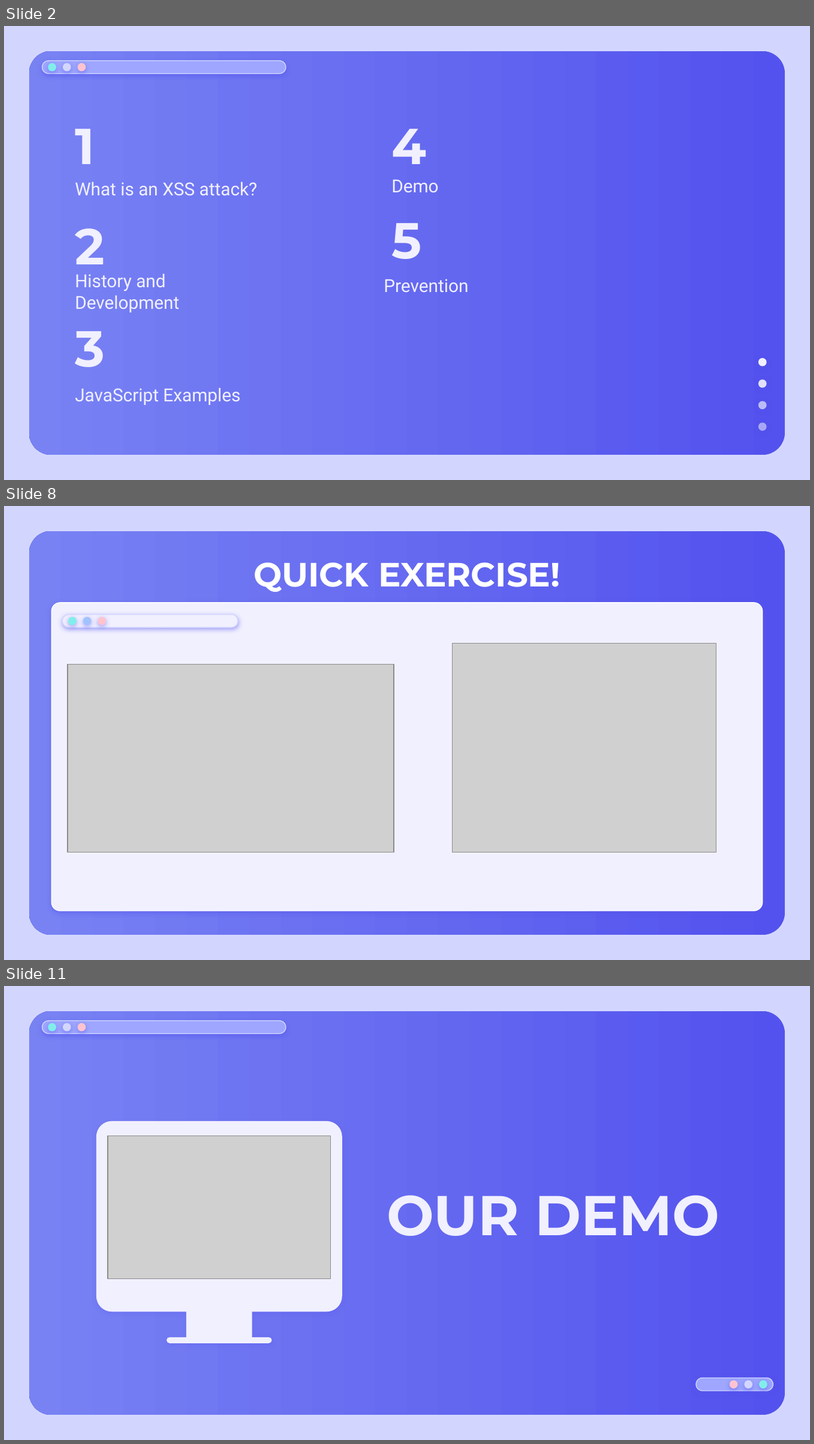
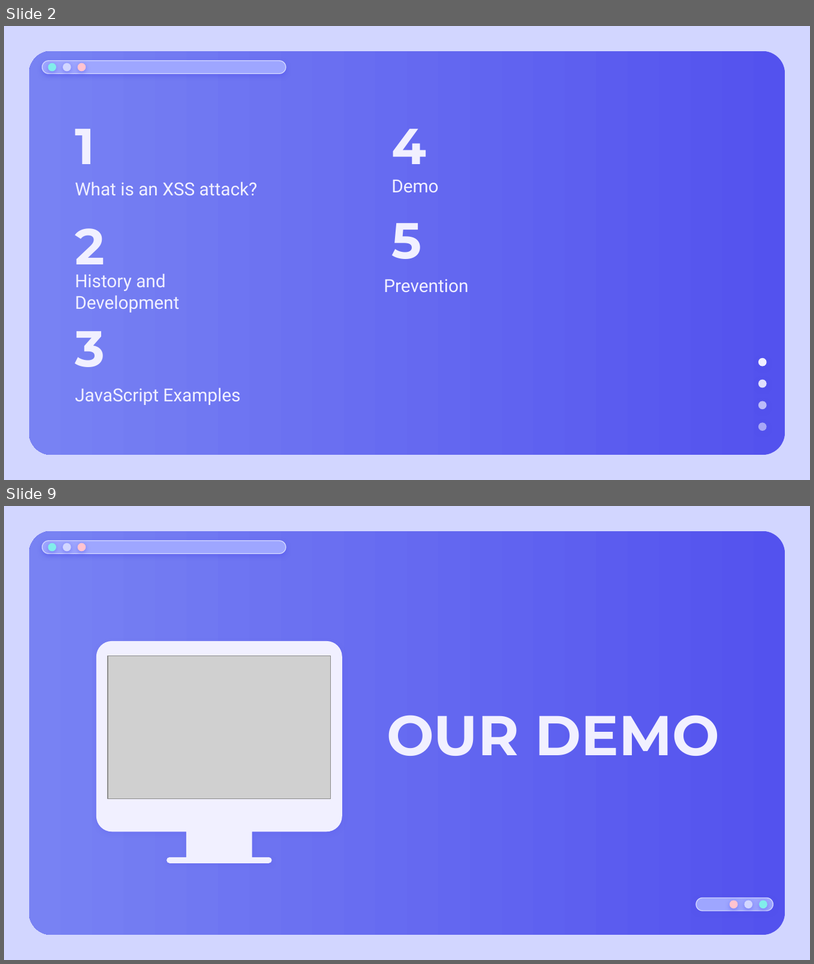
Before and after one commit to kszeto20/CyberFinalProject, a slide deck: Presentation/CyberXSSPresentation.pptx. Shown one above the other, each under a label of ours: slides 2, 8 and 11 before the commit, slides 2 and 9 after it; the slides between them are not shown. The pictures are 814x1444 and 814x964 pixels, drawn with LibreOffice and Linux fonts; fonts in the diff are those of the drawing; grey boxes stand for pictures. Boxes give left, top, right and bottom in pixels: in the first picture for what was removed or moved away, otherwise in the second. Text is boxed around its words. In the diff, an @@ line names an element or a change of style, - is before the commit and + after.

```diff
--- a/Presentation/CyberXSSPresentation.pptx
+++ b/Presentation/CyberXSSPresentation.pptx
@@ slide 8 removed at (4, 506, 810, 960), background #D2D6FF; not listed: 1 template element that a slide beside it also shows @@
@@ title removed at (254, 562, 560, 592) @@
-QUICK EXERCISE!
@@ rounded rectangle removed at (51, 603, 763, 911) @@
@@ group removed at (63, 614, 239, 627): 3 ellipses, 1 rounded rectangle @@
@@ picture removed at (452, 643, 716, 852) @@
@@ picture removed at (68, 664, 394, 852) @@
@@ what was slide 11 is now slide 9 @@
```
Also in this commit, not shown: 6 slides changed, 3 slides added, 5 other slides removed, 1 other file.
